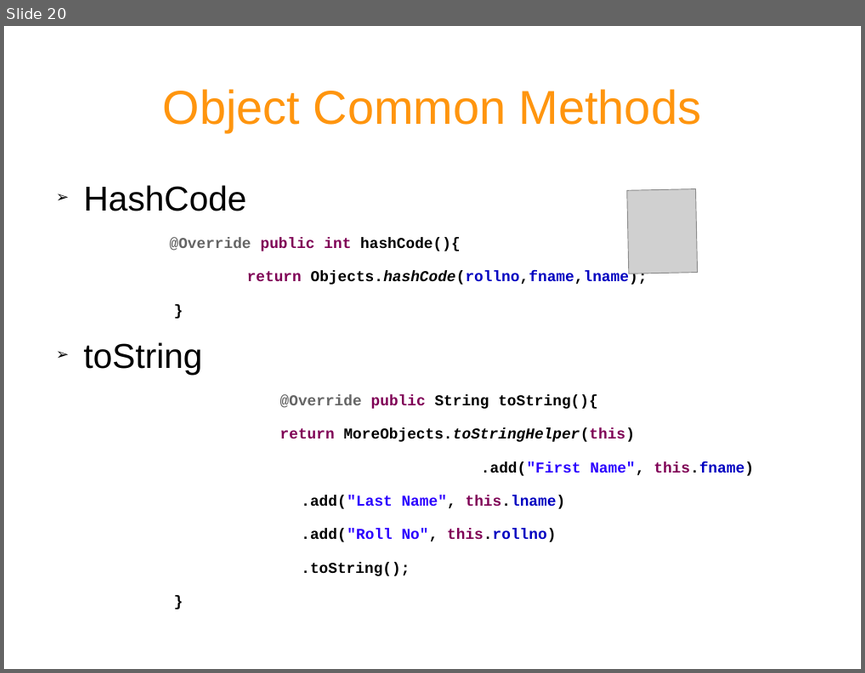
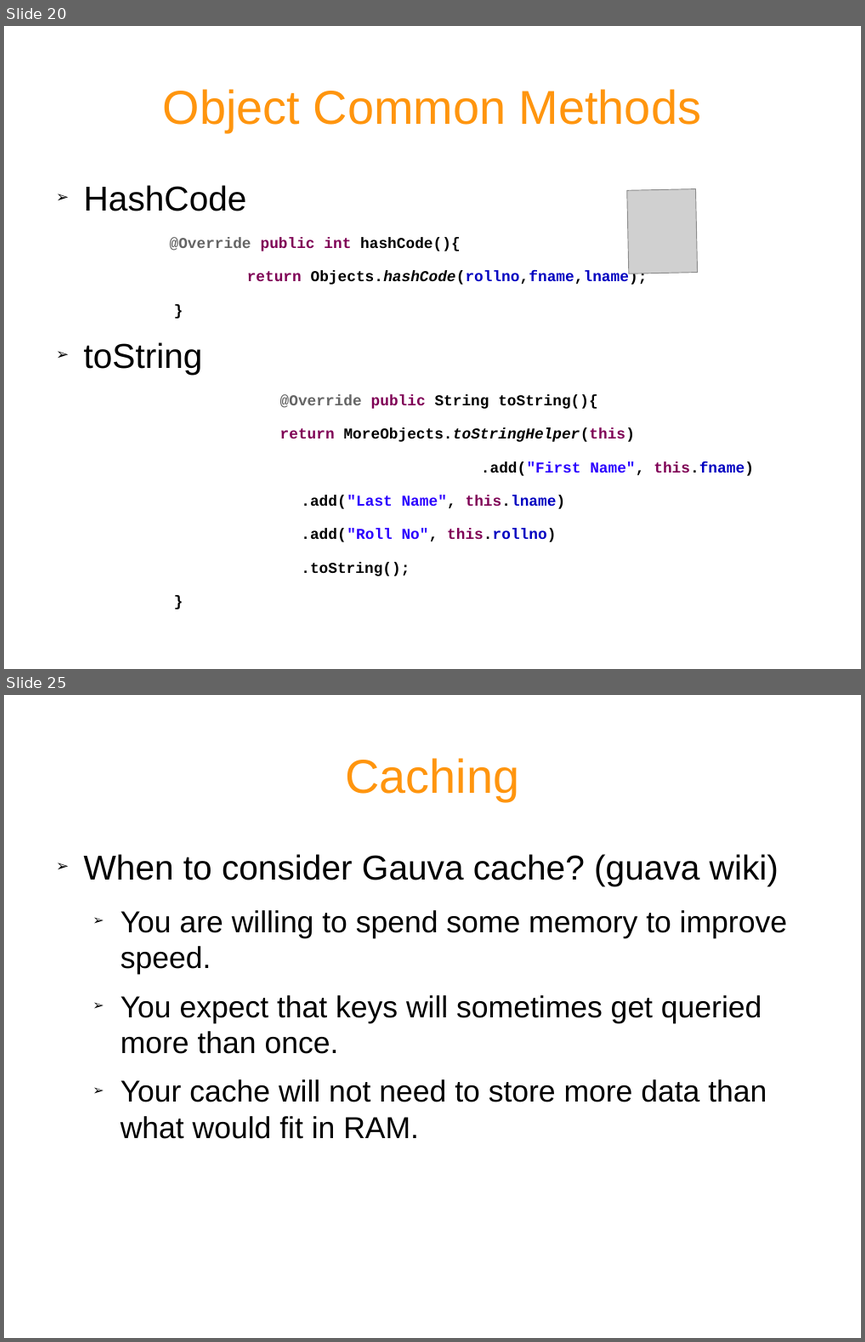
Before and after one commit to rohitvvv/published-papers, a slide deck: Gauva.odp. Shown one above the other, each under a label of ours: slide 20 before the commit, slides 20 and 25 after it; the slides between them are not shown. The pictures are 865x673 and 865x1342 pixels, drawn with LibreOffice and Linux fonts; fonts in the diff are those of the drawing; grey boxes stand for pictures. Boxes give left, top, right and bottom in pixels: in the first picture for what was removed or moved away, otherwise in the second. Text is boxed around its words. In the diff, an @@ line names an element or a change of style, - is before the commit and + after.

```diff
--- a/Gauva.odp
+++ b/Gauva.odp
@@ slide 25 added at [4,695,861,1338], background #FFFFFF @@
@@ title added at [345,758,519,801], 44 pt, text #FF950E @@
+Caching
@@ text added at [84,854,787,1139], 28 pt, text #000000 @@
+➢ When to consider Gauva cache? (guava wiki)
+  ➢ You are willing to spend some memory to improve speed.
+  ➢ You expect that keys will sometimes get queried more than once.
+  ➢ Your cache will not need to store more data than what would fit in RAM.
```
Also in this commit, not shown: 7 slides changed, 10 other slides added, 1 slide removed.
